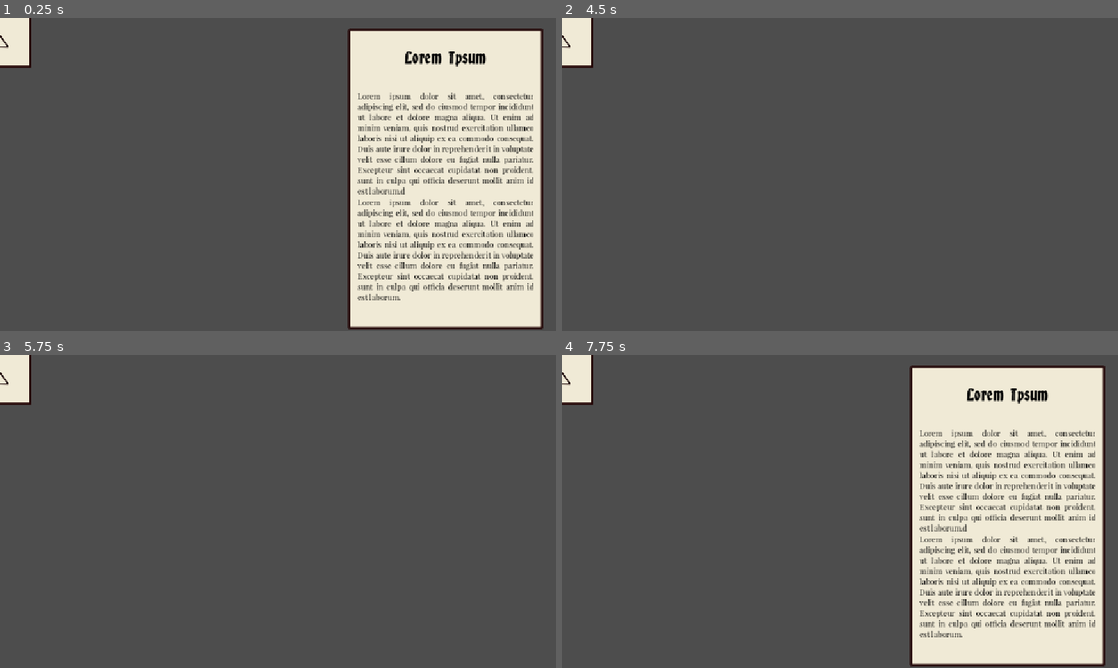
Above: before the commit, frames 1-4 (two rows, left to right).
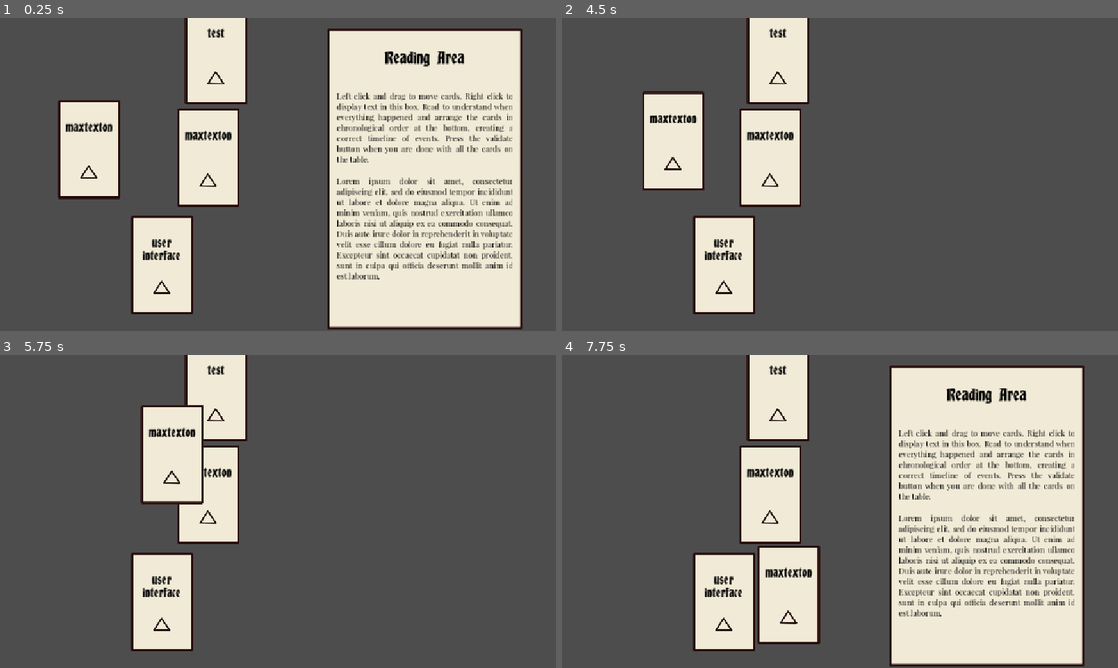
Above: after the commit, the same moments.

Repository: Ytlander/timeline-stories
Game: Godot game, scene res://Scenes/main.tscn
Same seed, same stepped clock (60 frames per second), same inputs: the game is played once before the commit and once after it.
Inputs (mouse positions are in pixels of both pictures, inside the frame that each line leads up to):
- Up to frame 1 (0.25 s): no input
- Up to frame 2 (4.5 s): tap Enter (ui_accept) at 0.5, 0.77, 1.25, 2, 2.75, 3.5, 3.77, 4.25 s; move the mouse to (962, 158) at 0.52 s; press the mouse at (962, 158) at 0.53 s; release the mouse at (962, 158) at 1.25 s; drag from (728, 190) to (812, 237) at 1.27 s; move the mouse to (895, 105) at 2.02 s; press the mouse at (895, 105) at 2.03 s; release the mouse at (895, 105) at 2.75 s; drag from (812, 237) to (673, 127) at 2.77 s; move the mouse to (1006, 221) at 3.52 s; press the mouse at (1006, 221) at 3.53 s; release the mouse at (1006, 221) at 4.25 s; drag from (673, 127) to (756, 96) at 4.27 s
- Up to frame 3 (5.75 s): move the mouse to (305, 511) at 5.02 s; press the mouse at (305, 511) at 5.03 s
- Up to frame 4 (7.75 s): release the mouse at (867, 511) at 5.75 s; drag from (756, 433) to (728, 527) at 5.77 s; move the mouse to (962, 495) at 6.52 s; press the mouse at (962, 495) at 6.53 s; tap Enter (ui_accept) at 6.77 s; release the mouse at (962, 495) at 7.25 s; drag from (728, 527) to (812, 574) at 7.27 s

The runs differ from the first frame. In frame 1, 30% of the frame differs, in the area x 0-98%, y 0-100%; in frame 2, 15%; in frame 3, 13%; in frame 4, 30%.

Commit message:
add selected sprite
Added selected sprite that displays when right clicking on a card. Also changed the behaviour of the textbox so that it goes hidden when deselecting a card and reveals itself when selecting a card.

Diff:
--- a/Scenes/main.tscn
+++ b/Scenes/main.tscn
@@ -11,15 +11,19 @@
 script = ExtResource("2_bo1nx")
 
 [node name="Story_Card" parent="Card Manager" instance=ExtResource("1_jjgbg")]
+position = Vector2(431, 288)
 
 [node name="Story_Card4" parent="Card Manager" instance=ExtResource("1_jjgbg")]
+position = Vector2(184, 271)
 
 [node name="Story_Card2" parent="Card Manager" instance=ExtResource("1_jjgbg")]
+position = Vector2(447, 76)
 
 [node name="CardHeader" parent="Card Manager/Story_Card2/PanelContainer/MarginContainer/VBoxContainer" index="0"]
 text = "test"
 
 [node name="Story_Card3" parent="Card Manager" instance=ExtResource("1_jjgbg")]
+position = Vector2(335, 510)
 
 [node name="CardHeader" parent="Card Manager/Story_Card3/PanelContainer/MarginContainer/VBoxContainer" index="0"]
 text = "user interface"
@@ -27,6 +31,17 @@
 [node name="CanvasLayer" type="CanvasLayer" parent="."]
 
 [node name="EventTextController" parent="CanvasLayer" instance=ExtResource("3_8gbba")]
+offset_left = -252.0
+offset_right = -252.0
+
+[node name="Header" parent="CanvasLayer/EventTextController/EventText/MarginContainer/VBoxContainer" index="0"]
+text = "Reading Area"
+
+[node name="Text" parent="CanvasLayer/EventTextController/EventText/MarginContainer/VBoxContainer" index="2"]
+text = "Left click and drag to move cards. Right click to display text in this box. Read to understand when everything happened and arrange the cards in chronological order at the bottom, creating a correct timeline of events. Press the validate button when you are done with all the cards on the table.
+
+Lorem ipsum dolor sit amet, consectetur adipiscing elit, sed do eiusmod tempor incididunt ut labore et dolore magna aliqua. Ut enim ad minim veniam, quis nostrud exercitation ullamco laboris nisi ut aliquip ex ea commodo consequat. Duis aute irure dolor in reprehenderit in voluptate velit esse cillum dolore eu fugiat nulla pariatur. Excepteur sint occaecat cupidatat non proident, sunt in culpa qui officia deserunt mollit anim id est laborum."
+fit_content = false
 
 [node name="AnimationController" type="Node" parent="."]
 script = ExtResource("4_jjvhh")
--- a/Scenes/story_card.tscn
+++ b/Scenes/story_card.tscn
@@ -1,8 +1,9 @@
-[gd_scene load_steps=5 format=3 uid="uid://da3vfbn325gkk"]
+[gd_scene load_steps=6 format=3 uid="uid://da3vfbn325gkk"]
 
 [ext_resource type="Script" uid="uid://bfgpq3obygaei" path="res://Scripts/story_card.gd" id="1_cxbvt"]
 [ext_resource type="Theme" uid="uid://gtweqjsmt5k" path="res://default_ui_theme.tres" id="2_8h8ol"]
 [ext_resource type="Texture2D" uid="uid://fplbe2l36ohx" path="res://Assets/Sprites/triangle_icon_ph.png" id="3_lev7e"]
+[ext_resource type="Texture2D" uid="uid://kd7p8hou1dcu" path="res://Assets/Sprites/selected.png" id="4_8h8ol"]
 
 [sub_resource type="RectangleShape2D" id="RectangleShape2D_jjvhh"]
 size = Vector2(126, 192)
@@ -69,6 +70,11 @@
 size_flags_vertical = 3
 mouse_filter = 2
 
+[node name="SelectedSprite" type="Sprite2D" parent="."]
+position = Vector2(1.19209e-06, 1.49999)
+scale = Vector2(0.71, 1.105)
+texture = ExtResource("4_8h8ol")
+
 [connection signal="area_entered" from="." to="." method="_on_area_entered"]
 [connection signal="area_exited" from="." to="." method="_on_area_exited"]
 [connection signal="input_event" from="." to="." method="_on_input_event"]
--- a/Scripts/animation_controller.gd
+++ b/Scripts/animation_controller.gd
@@ -1,7 +1,20 @@
 extends Node
+
+var previous_card
 
 func _ready():
 	EventBus.connect("display_text", _on_display_text)
 
 func _on_display_text(card):
-	print("Animation controller received card: ", card)
+	if previous_card:
+		previous_card.selected_sprite.visible = false
+
+	card.selected_sprite.visible = true
+
+	if card == previous_card:
+		card.selected_sprite.visible = false
+		EventBus.close_textbox.emit()
+		previous_card = null
+
+	else:
+		previous_card = card
--- a/Scripts/event_bus.gd
+++ b/Scripts/event_bus.gd
@@ -3,3 +3,4 @@
 signal card_clicked(card)
 signal card_right_clicked(card)
 signal display_text(card)
+signal close_textbox
--- a/Scripts/event_text_controller.gd
+++ b/Scripts/event_text_controller.gd
@@ -2,10 +2,35 @@
 
 @onready var header = $EventText/MarginContainer/VBoxContainer/Header
 @onready var text = $EventText/MarginContainer/VBoxContainer/Text
+@onready var event_text = $EventText
+
+#Uncomment all lines using the slide in and slide out variables to see a non functioning slide effect
+#@export var slide_in: bool = false
+#var slide_out: bool = false
+#@export var speed = 900
 
 func _ready():
 	EventBus.connect("display_text", _on_display_text)
+	EventBus.connect("close_textbox", _on_close_textbox)
+
+#func _process(delta):
+	#if slide_in:
+		#position.x -= speed * delta
+		#if position.x <= 900:
+			#slide_in = false
+	#
+	#if slide_out:
+		#position.move_toward(Vector2.RIGHT, 30 * delta)
+		#position.x += speed * delta
+		#if position.x >= 1400:
+			#slide_out = false
 
 func _on_display_text(card):
+	#slide_in = true
+	self.visible = true
 	self.header.text = card.card_header.text
 	#Inject text body here when that is implemented on card
+
+func _on_close_textbox():
+	self.visible = false
+	#slide_out = true
--- a/Scripts/story_card.gd
+++ b/Scripts/story_card.gd
@@ -1,8 +1,11 @@
 extends Area2D
 class_name Card
 
+@onready var card_header = $PanelContainer/MarginContainer/VBoxContainer/CardHeader
+@onready var selected_sprite = $SelectedSprite
 
-@onready var card_header = $PanelContainer/MarginContainer/VBoxContainer/CardHeader
+func _ready():
+	selected_sprite.visible = false
 
 ##Tells the Card Manager that the card has been clicked
 func _on_input_event(viewport, event, shape_idx):
Binary file added: Assets/Sprites/selected.png
Not shown, added: Assets/Sprites/selected.png.import
